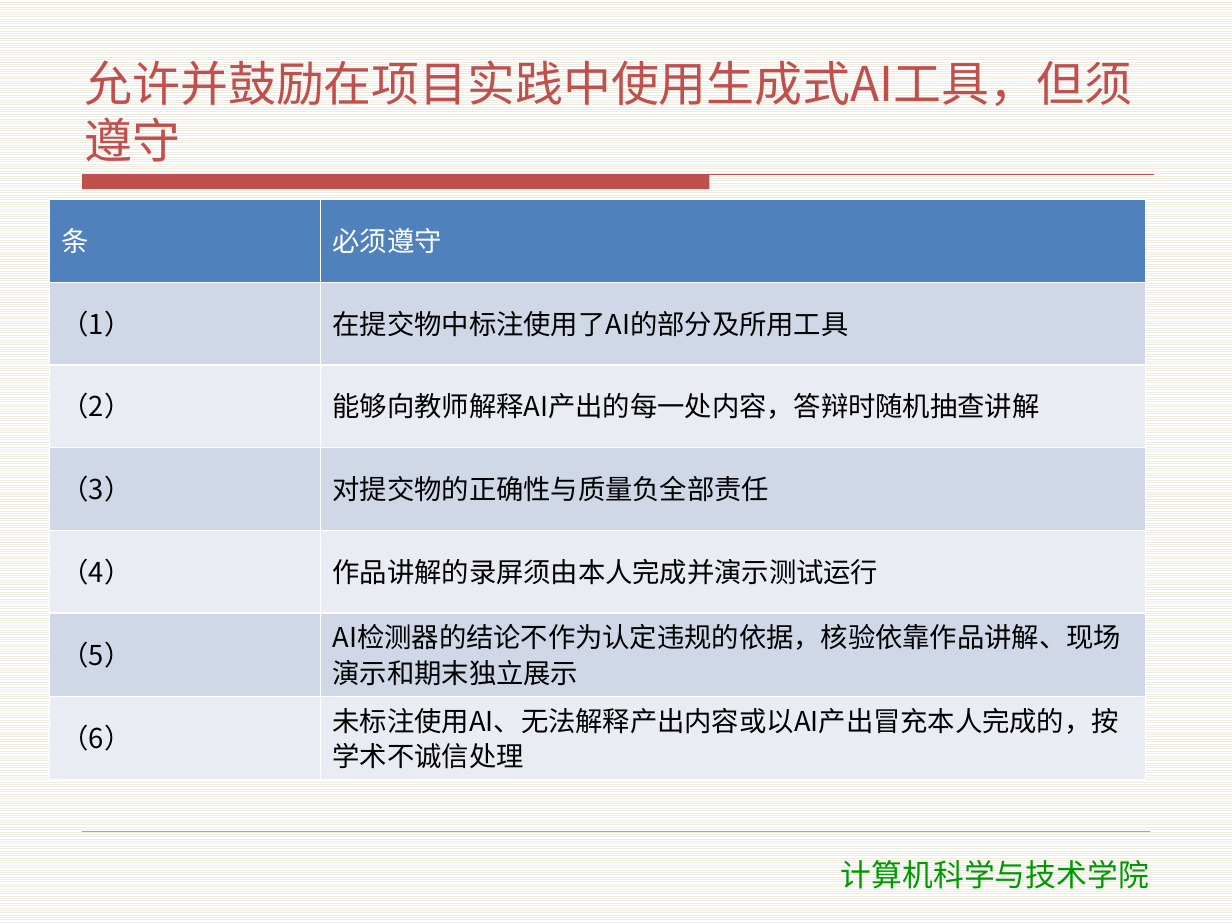
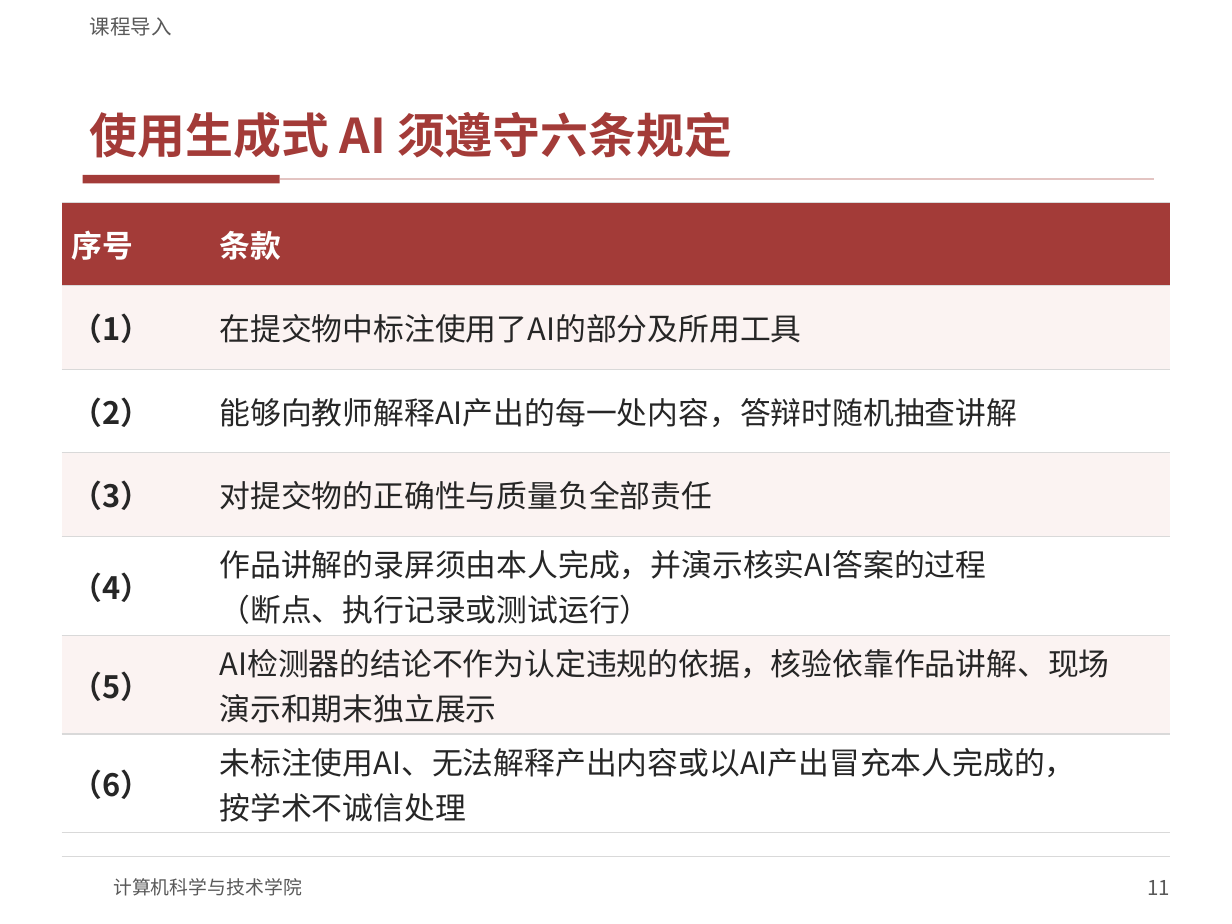
Before and after one commit to meng004/mall, a slide deck: slide 11 of SDC/教学资料/课件/T1-标准与规范.pptx (slide 7 before the commit). Drawn at 1232x924 pixels with LibreOffice and Linux fonts; fonts in the diff are those of the drawing; background and template pictures are left out. Boxes give left, top, right and bottom in pixels: in the first picture for what was removed or moved away, otherwise in the second. Text is boxed around its words. In the diff, an @@ line names an element or a change of style, - is before the commit and + after.

```diff
--- a/SDC/教学资料/课件/T1-标准与规范.pptx
+++ b/SDC/教学资料/课件/T1-标准与规范.pptx
@@ background pattern #EEECE1 on #FFFFFF to #FFFFFF @@
@@ text added at box(90, 17, 172, 36), 12 pt, text #595959 @@
+课程导入
@@ title at box(90, 112, 732, 158): text changed; text colour #C0504D to #A33B38; bold on @@
-允许并鼓励在项目实践中使用生成式AI工具，但须遵守
+使用生成式 AI 须遵守六条规定
@@ freeform shape removed at box(83, 175, 1154, 190) @@
@@ rectangle added at box(83, 175, 280, 184), fill #A33B38 @@
@@ table at box(62, 202, 1170, 826) @@
-row 1, column 1: 条
+row 1, column 1: 序号
-row 1, column 2: 必须遵守
+row 1, column 2: 条款
-row 5, column 2: 作品讲解的录屏须由本人完成并演示测试运行
+row 5, column 2: 作品讲解的录屏须由本人完成，并演示核实AI答案的过程 （断点、执行记录或测试运行）
-row 6, column 2: AI检测器的结论不作为认定违规的依据，核验依靠作品讲解、现场演示和期末独立展示
+row 6, column 2: AI检测器的结论不作为认定违规的依据，核验依靠作品讲解、现场 演示和期末独立展示
-row 7, column 2: 未标注使用AI、无法解释产出内容或以AI产出冒充本人完成的，按学术不诚信处理
+row 7, column 2: 未标注使用AI、无法解释产出内容或以AI产出冒充本人完成的， 按学术不诚信处理
@@ fill #4F81BD to #A33B38 in row 1 @@
@@ fill #D0D8E8 to #FBF3F2 in 6 cells @@
@@ fill #E9EDF4 to #FFFFFF in 6 cells @@
@@ size 16 to 18 pt, text colour #000000 to #262626 in "（1）", "在提交物中标注使用了AI的部分及所用工具", "（2）", "能够向教师解释AI产出的每一处内容，答辩时随机抽查讲解" and 5 more places @@
@@ bold on in "（1）", "（2）", "（3）", "（4）" and 2 more places @@
@@ line spacing 0.9 to 1 @@
@@ less space between paragraphs @@
@@ borders changed @@
@@ table: place and size @@
-table at box(49, 200, 1146, 779)
+table at box(62, 202, 1170, 826)
@@ line added from (280, 180) to (1154, 180), #E3C4C2 1 pt @@
@@ line moved from (83, 832) - (1149, 832) to (62, 856) - (1170, 856) @@
@@ line (62, 856) - (1170, 856): stroke #C0504D 0.25 pt to #D9D9D9 0.75 pt @@
@@ text "计算机科学与技术学院": place and size @@
-text "计算机科学与技术学院" at box(841, 860, 1149, 889)
+text "计算机科学与技术学院" at box(113, 878, 302, 896)
@@ text "计算机科学与技术学院" at box(113, 878, 302, 896): size 18 to 11 pt, font DejaVu Sans to Noto Sans CJK SC, text colour #009900 to #595959; alignment centre to left; less space between paragraphs; vertical alignment top to middle @@
@@ page number added at box(1148, 880, 1171, 895), 12 pt, text #595959 @@
+11
```
Also in this commit, not shown: 18 other slides changed, 40 slides added, 13 slides removed, 19 other files.
